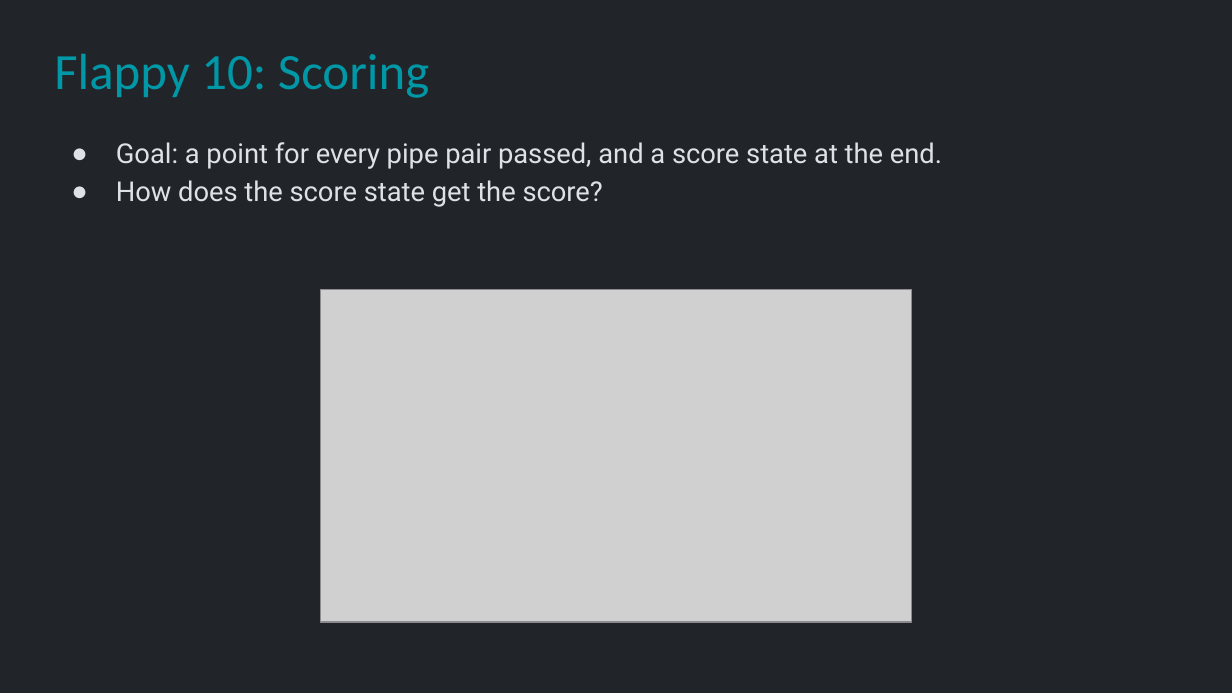
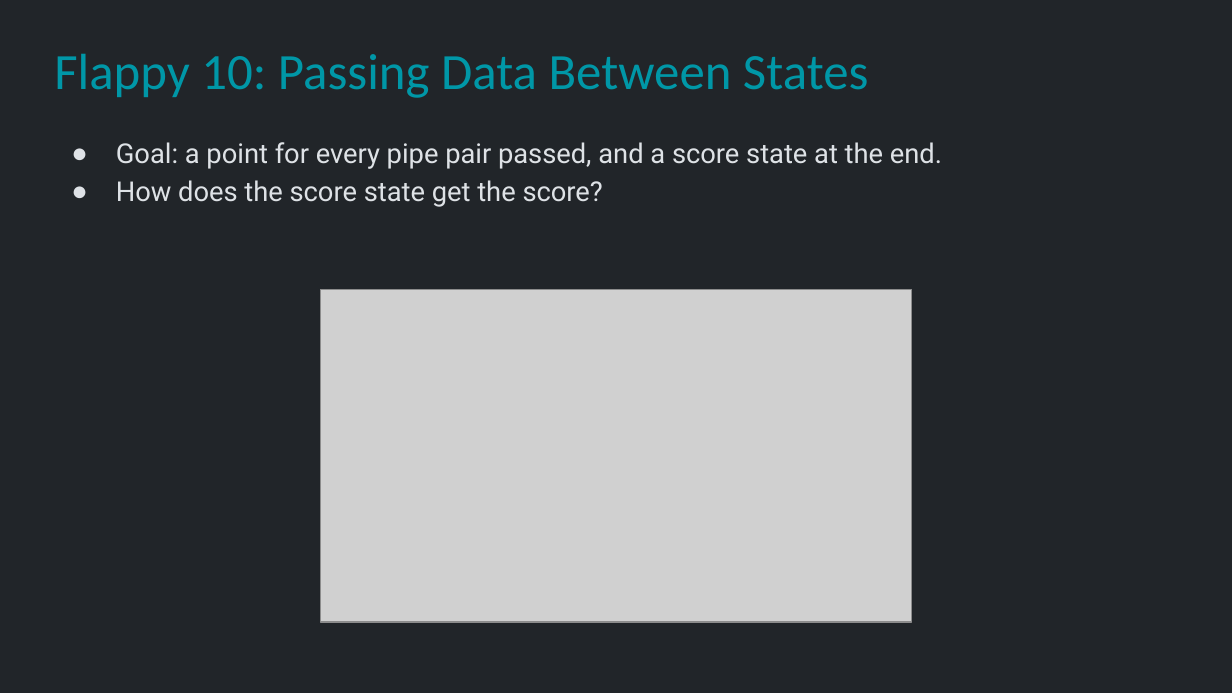
Before and after one commit to Metamate/gar, a slide deck: slide 33 of slides/02 Flappy Bird.pptx. Drawn at 1232x693 pixels with LibreOffice and Linux fonts; fonts in the diff are those of the drawing; grey boxes stand for pictures. Boxes give left, top, right and bottom in pixels: in the first picture for what was removed or moved away, otherwise in the second. Text is boxed around its words. In the diff, an @@ line names an element or a change of style, - is before the commit and + after.

```diff
--- a/slides/02 Flappy Bird.pptx
+++ b/slides/02 Flappy Bird.pptx
@@ title at bbox=[54, 54, 868, 98]: text changed @@
-Flappy 10: Scoring
+Flappy 10: Passing Data Between States
```
Also in this commit, not shown: 12 other slides changed, 1 other file.
